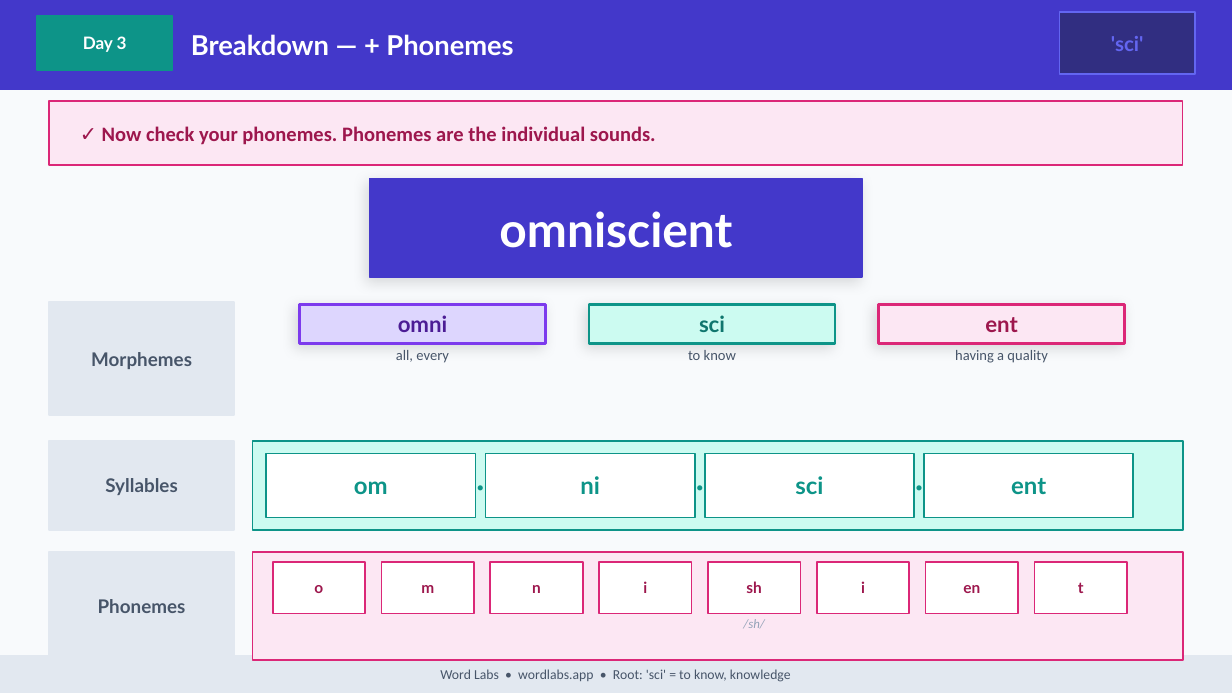
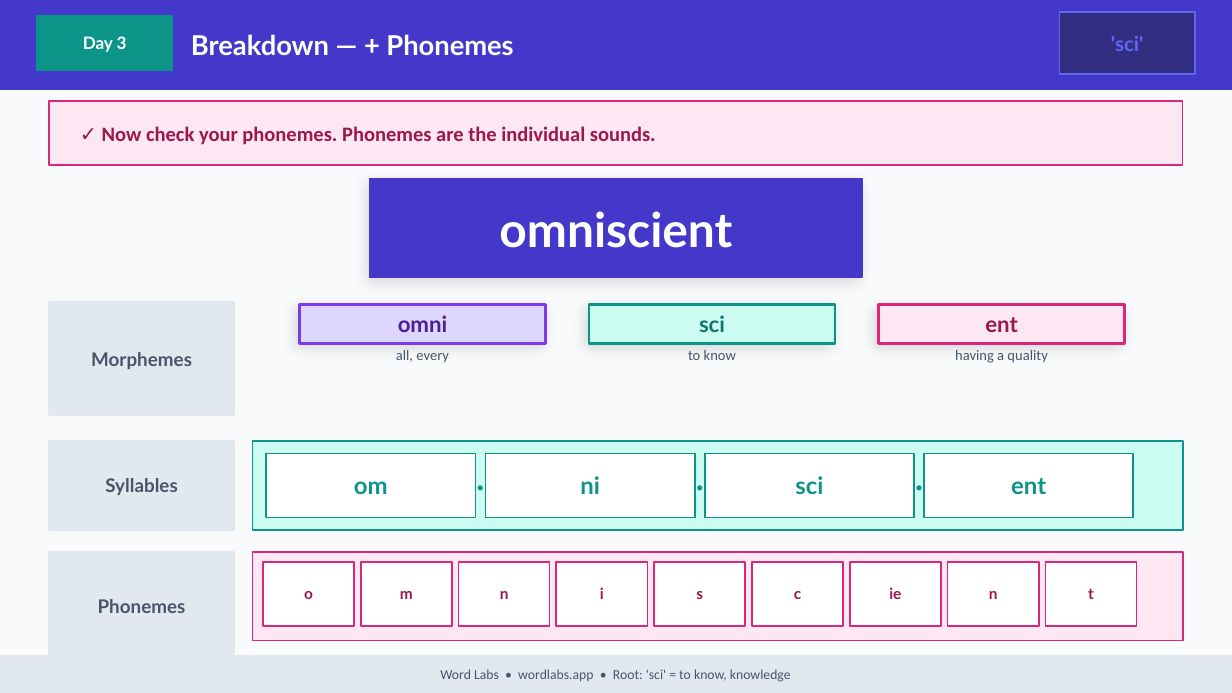
Before and after one commit to NickD135/morphology-builder, a slide deck: slide 35 of output/wordlabs-sci-3day.pptx. Drawn at 1232x693 pixels with LibreOffice and Linux fonts; fonts in the diff are those of the drawing. Boxes give left, top, right and bottom in pixels: in the first picture for what was removed or moved away, otherwise in the second. Text is boxed around its words. In the diff, an @@ line names an element or a change of style, - is before the commit and + after.

```diff
--- a/output/wordlabs-sci-3day.pptx
+++ b/output/wordlabs-sci-3day.pptx
@@ rectangle: place and size @@
-rectangle at (253,552,1183,660)
+rectangle at (253,552,1183,641)
@@ text "o": place and size @@
-text "o" at (314,585,323,593)
+text "o" at (304,591,313,599)
@@ rectangle: place and size @@
-rectangle at (272,562,365,614)
+rectangle at (262,562,354,626)
@@ text "m": place and size @@
-text "m" at (421,585,434,593)
+text "m" at (400,591,413,599)
@@ rectangle: place and size @@
-rectangle at (382,562,474,614)
+rectangle at (361,562,452,626)
@@ text "n": place and size @@
-text "n" at (532,585,541,593)
+text "n" at (500,591,509,599)
@@ rectangle: place and size @@
-rectangle at (490,562,583,614)
+rectangle at (458,562,549,626)
@@ text "i": place and size @@
-text "i" at (643,581,647,593)
+text "i" at (600,587,604,599)
@@ rectangle: place and size @@
-rectangle at (599,562,691,614)
+rectangle at (557,562,648,626)
@@ rectangle: place and size @@
-rectangle at (708,562,801,614)
+rectangle at (654,562,745,626)
@@ rectangle added at (752,562,843,626), fill #FFFFFF, outline #DB2777 1 pt @@
@@ proportions changed in 9 elements at (253,552,1183,641), (262,562,354,626), (361,562,452,626), (458,562,549,626), (557,562,648,626), (654,562,745,626), (1046,562,1137,626), (947,562,1039,626), (850,562,941,626) @@
@@ rectangle: place and size @@
-rectangle at (817,562,909,614)
+rectangle at (850,562,941,626)
@@ rectangle: place and size @@
-rectangle at (925,562,1018,614)
+rectangle at (947,562,1039,626)
@@ text "t": place and size @@
-text "t" at (1078,582,1084,593)
+text "t" at (1088,588,1094,599)
@@ rectangle: place and size @@
-rectangle at (1035,562,1127,614)
+rectangle at (1046,562,1137,626)
@@ text at (696,591,703,599): text changed @@
-sh
+s
@@ text added at (794,591,801,599), 9 pt, text #9D174D, bold @@
+c
@@ text removed at (861,581,865,593) @@
-i
@@ text added at (889,587,901,599), 9 pt, text #9D174D, bold @@
+ie
@@ text removed at (963,585,980,593) @@
-en
@@ text added at (989,591,998,599), 9 pt, text #9D174D, bold @@
+n
@@ text removed at (743,619,764,628) @@
-/sh/
```
Also in this commit, not shown: 3 other slides changed, 43 other files.
